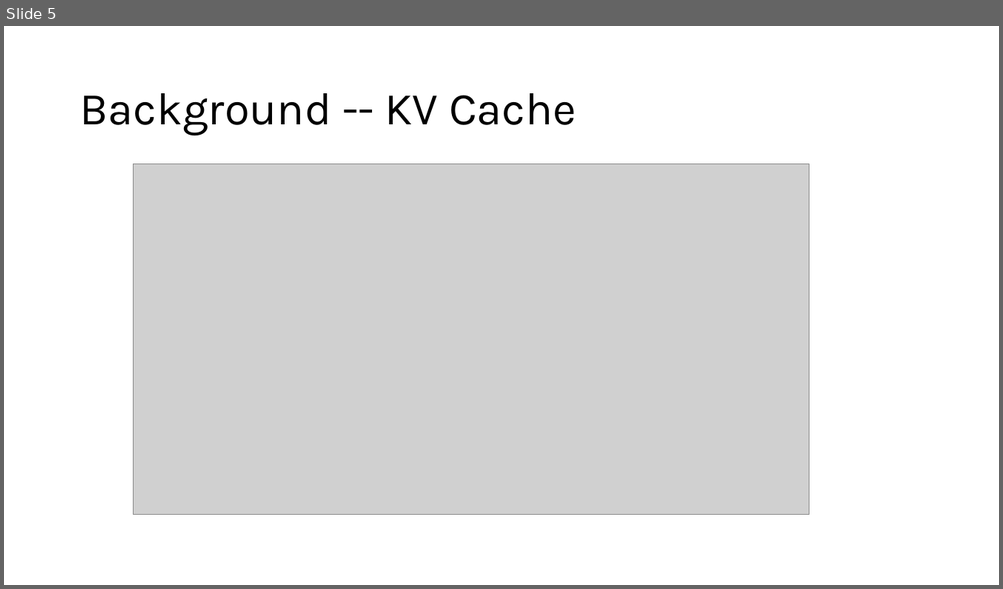
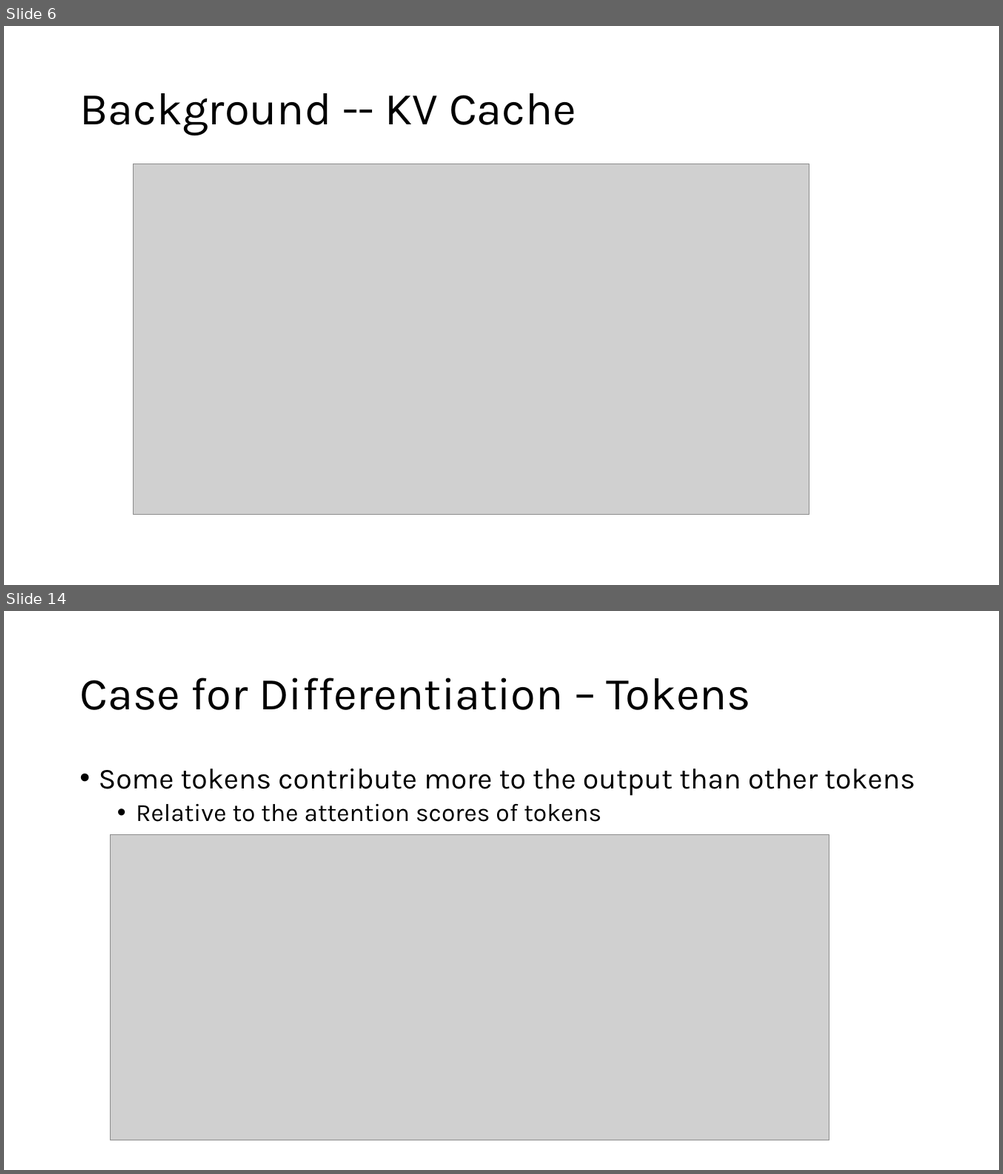
Before and after one commit to HaseebLUMS/Onyx-Presentation, a slide deck: DiffKV MLSys Seminar.pptx. Shown one above the other, each under a label of ours: slide 5 before the commit, slides 6 and 14 after it; the slides between them are not shown. The pictures are 1003x589 and 1003x1174 pixels, drawn with LibreOffice and Linux fonts; fonts in the diff are those of the drawing; grey boxes stand for pictures. Boxes give left, top, right and bottom in pixels: in the first picture for what was removed or moved away, otherwise in the second. Text is boxed around its words. In the diff, an @@ line names an element or a change of style, - is before the commit and + after.

```diff
--- a/DiffKV MLSys Seminar.pptx
+++ b/DiffKV MLSys Seminar.pptx
@@ slide 14 added at (x1=4, y1=611, x2=999, y2=1170), background #FFFFFF @@
@@ title added at (x1=79, y1=678, x2=751, y2=710), 44 pt, text #000000 @@
+Case for Differentiation – Tokens
@@ text added at (x1=99, y1=769, x2=914, y2=822), 28 pt, text #000000 @@
+• Some tokens contribute more to the output than other tokens
+  • Relative to the attention scores of tokens
@@ picture added at (x1=110, y1=834, x2=829, y2=1141) @@
@@ what was slide 5 is now slide 6 @@
```
Also in this commit, not shown: 3 slides changed, 7 other slides added.
